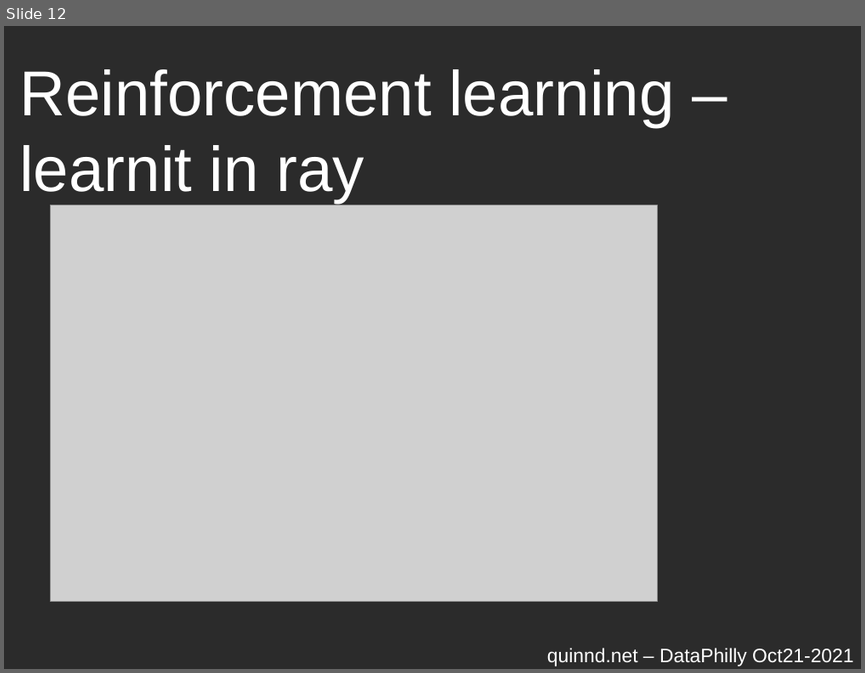
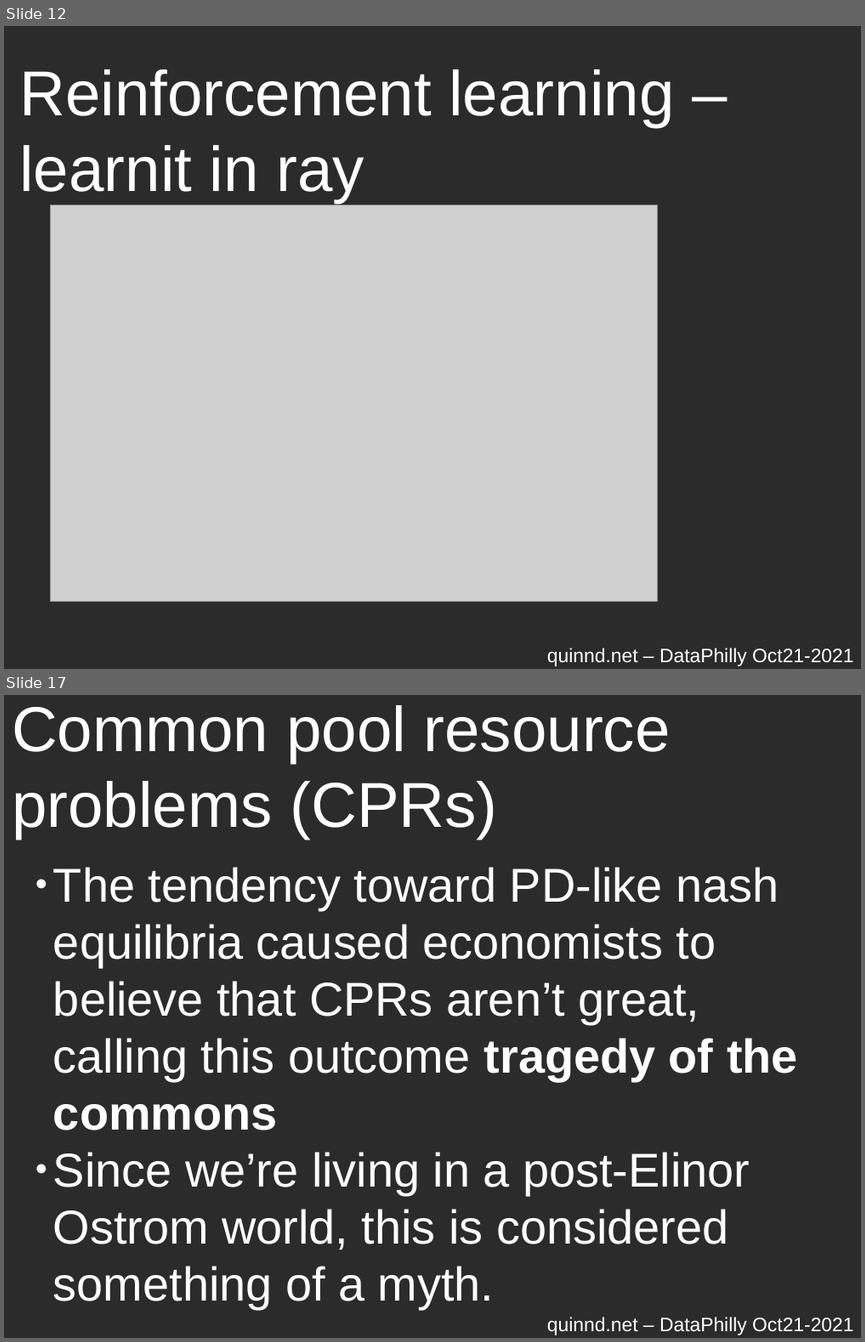
Before and after one commit to quinn-dougherty/marl-cpr-dataphilly-talk, a slide deck: marl-cpr-talk.odp. Shown one above the other, each under a label of ours: slide 12 before the commit, slides 12 and 17 after it; the slides between them are not shown. The pictures are 865x673 and 865x1342 pixels, drawn with LibreOffice and Linux fonts; fonts in the diff are those of the drawing; grey boxes stand for pictures; background and template pictures are left out; a plain dark background stands for a picture behind light text. Boxes give left, top, right and bottom in pixels: in the first picture for what was removed or moved away, otherwise in the second. Text is boxed around its words. In the diff, an @@ line names an element or a change of style, - is before the commit and + after.

```diff
--- a/marl-cpr-talk.odp
+++ b/marl-cpr-talk.odp
@@ slide 17 added at (x1=4, y1=695, x2=861, y2=1338), background picture (left out); not listed: 1 template element that a slide beside it also shows @@
@@ title added at (x1=12, y1=705, x2=670, y2=839), 58.7 pt, text #FFFFFF @@
+Common pool resource problems (CPRs)
@@ text added at (x1=53, y1=867, x2=798, y2=1309), 44 pt, text #FFFFFF @@
+● The tendency toward PD-like nash equilibria caused economists to believe that CPRs aren’t great, calling this outcome tragedy of the commons
+● Since we’re living in a post-Elinor Ostrom world, this is considered something of a myth.
```
Also in this commit, not shown: 6 slides changed, 6 other slides added, 2 other files.
